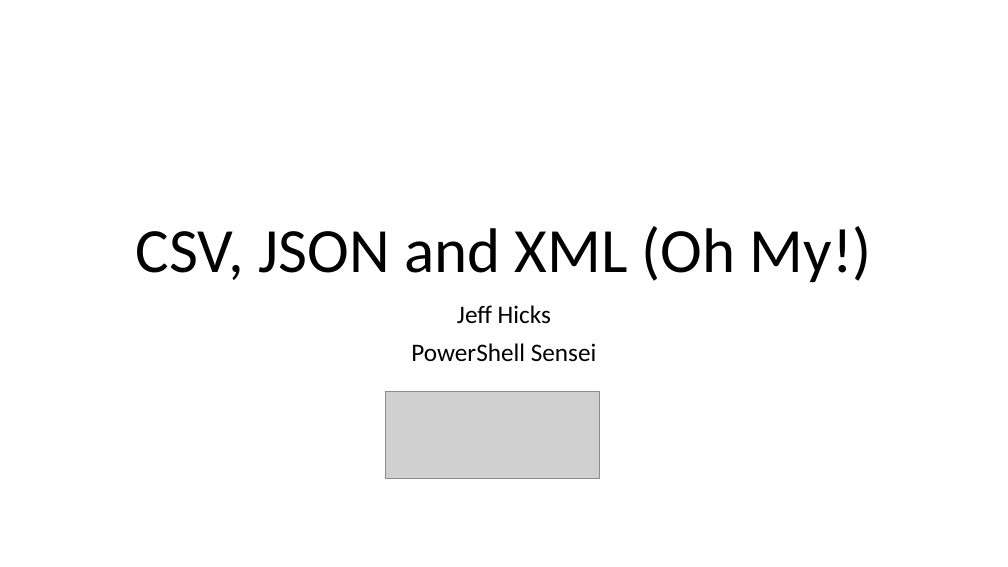
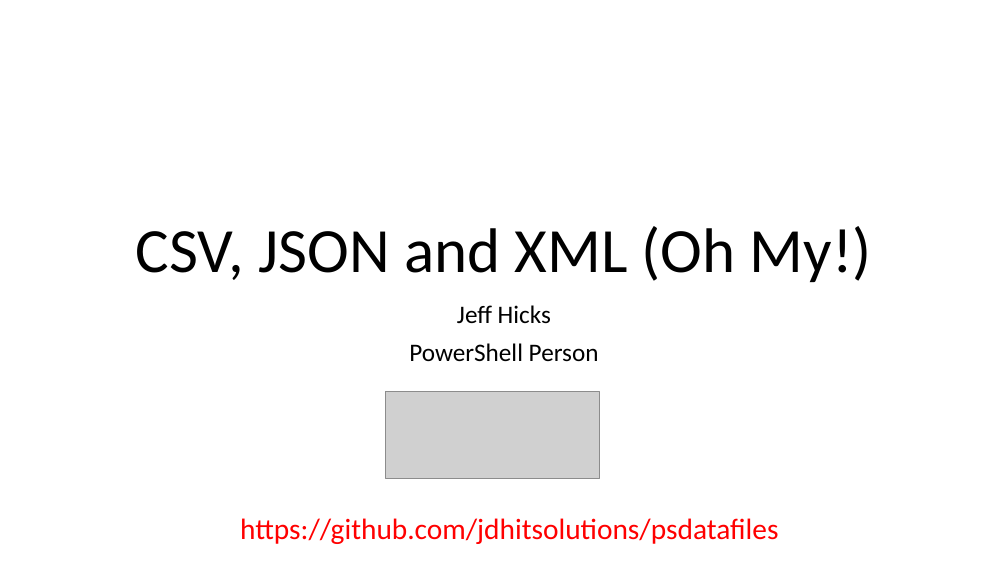
Before and after one commit to jdhitsolutions/psdatafiles, a slide deck: slide 1 of PowerShell-DataFiles.pptx. Drawn at 1008x567 pixels with LibreOffice and Linux fonts; fonts in the diff are those of the drawing; grey boxes stand for pictures; background and template pictures are left out. Boxes give left, top, right and bottom in pixels: in the first picture for what was removed or moved away, otherwise in the second. Text is boxed around its words. In the diff, an @@ line names an element or a change of style, - is before the commit and + after.

```diff
--- a/PowerShell-DataFiles.pptx
+++ b/PowerShell-DataFiles.pptx
@@ subtitle at (409, 343, 599, 362): text changed @@
-PowerShell Sensei
+PowerShell Person
@@ text added at (240, 518, 778, 544), 28 pt, text #FF0000 @@
+https://github.com/jdhitsolutions/psdatafiles
```
Also in this commit, not shown: 1 other slide changed, 1 slide added, 11 slides removed, 7 other files.
